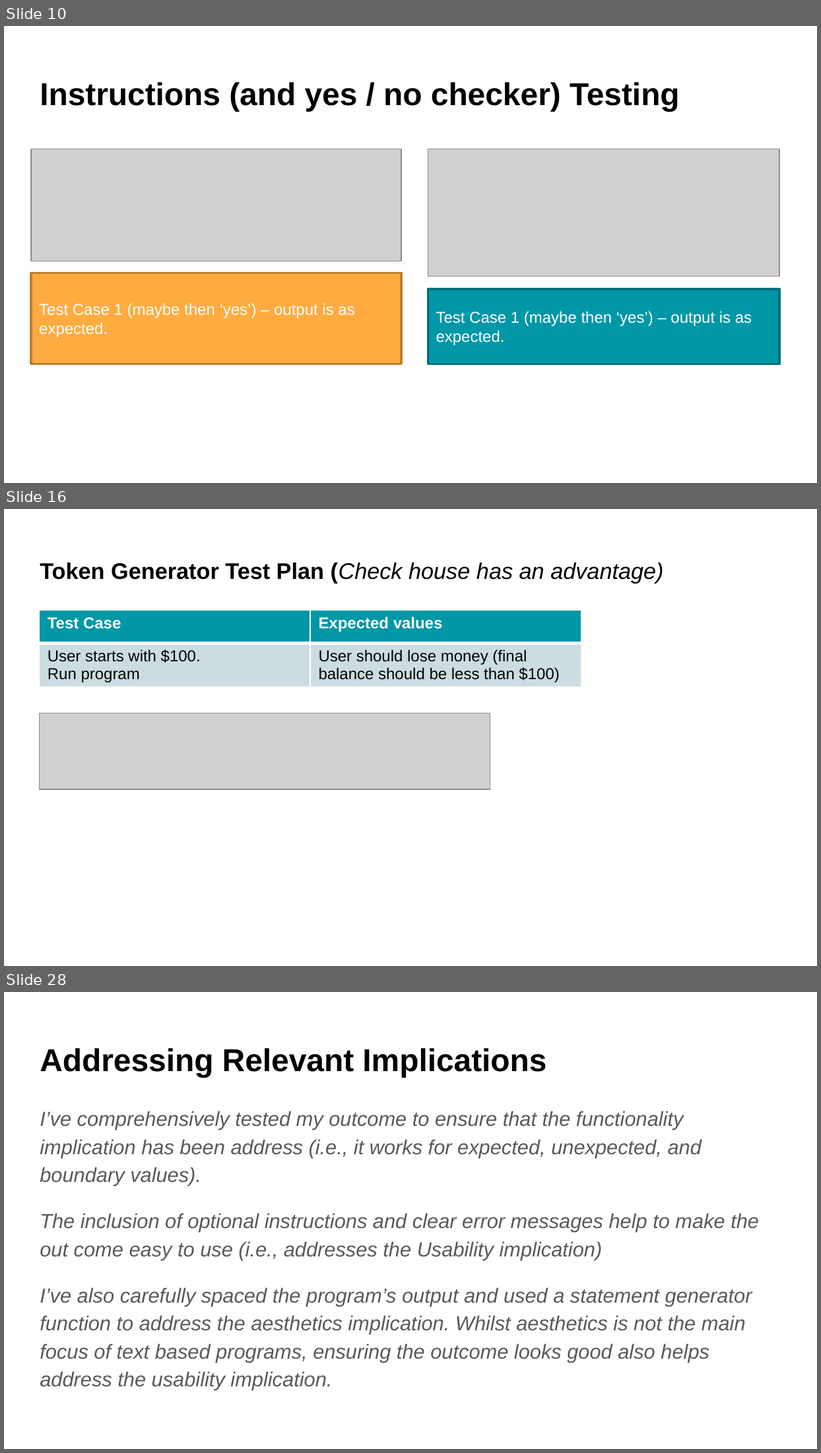
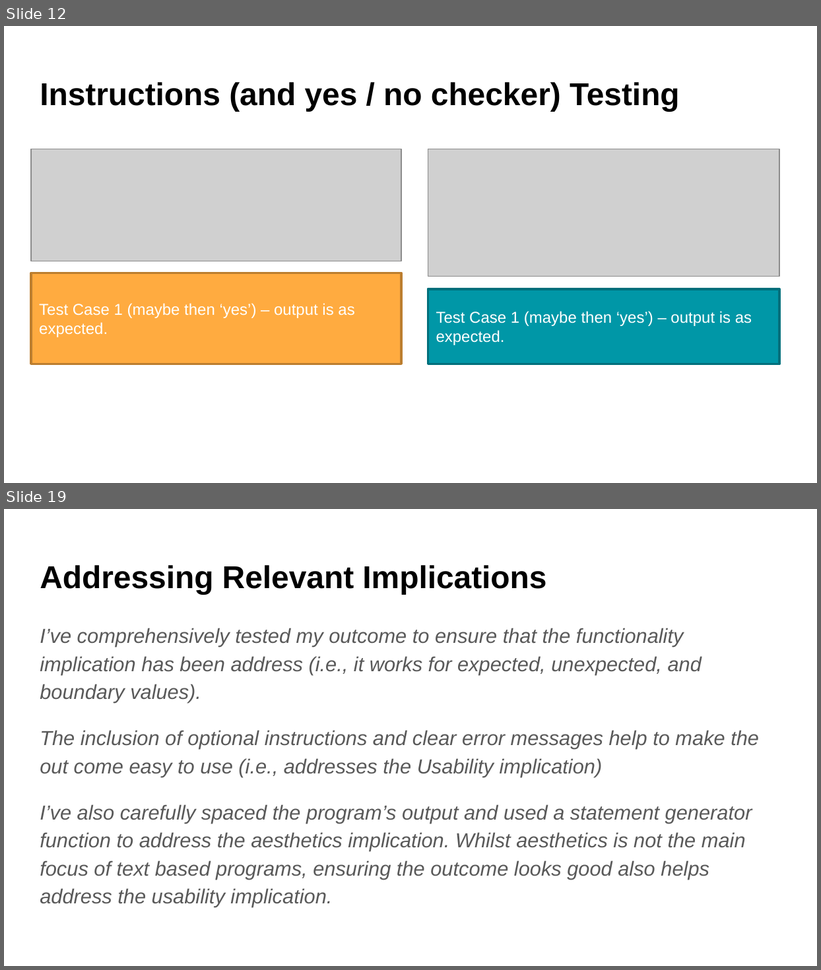
Before and after one commit to aspectnz/PEX, a slide deck: main/games/rock_paper_scissors/Rock Paper Scissors Documentation.pptx. Shown one above the other, each under a label of ours: slides 10, 16 and 28 before the commit, slides 12 and 19 after it; the slides between them are not shown. The pictures are 821x1453 and 821x970 pixels, drawn with LibreOffice and Linux fonts; fonts in the diff are those of the drawing; grey boxes stand for pictures. Boxes give left, top, right and bottom in pixels: in the first picture for what was removed or moved away, otherwise in the second. Text is boxed around its words. In the diff, an @@ line names an element or a change of style, - is before the commit and + after.

```diff
--- a/main/games/rock_paper_scissors/Rock Paper Scissors Documentation.pptx
+++ b/main/games/rock_paper_scissors/Rock Paper Scissors Documentation.pptx
@@ slide 16 removed at [4, 509, 817, 966], background #FFFFFF @@
@@ title removed at [40, 562, 663, 584] @@
-Token Generator Test Plan (Check house has an advantage)
@@ table removed at [39, 610, 580, 689], 2 rows, 2 columns @@
-Test Case | Expected values
-User starts with $100. / Run program | User should lose money (final balance should be less than $100)
@@ picture removed at [39, 713, 490, 789] @@
@@ what was slide 10 is now slide 12 @@
@@ what was slide 28 is now slide 19 @@
```
Also in this commit, not shown: 6 slides changed, 4 slides added, 12 other slides removed, 9 other files.
